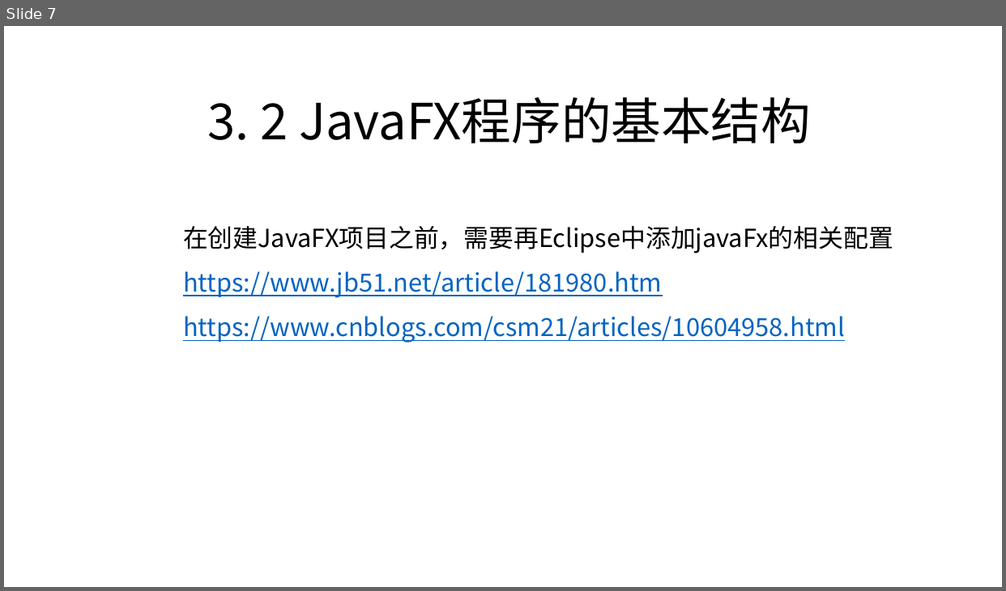
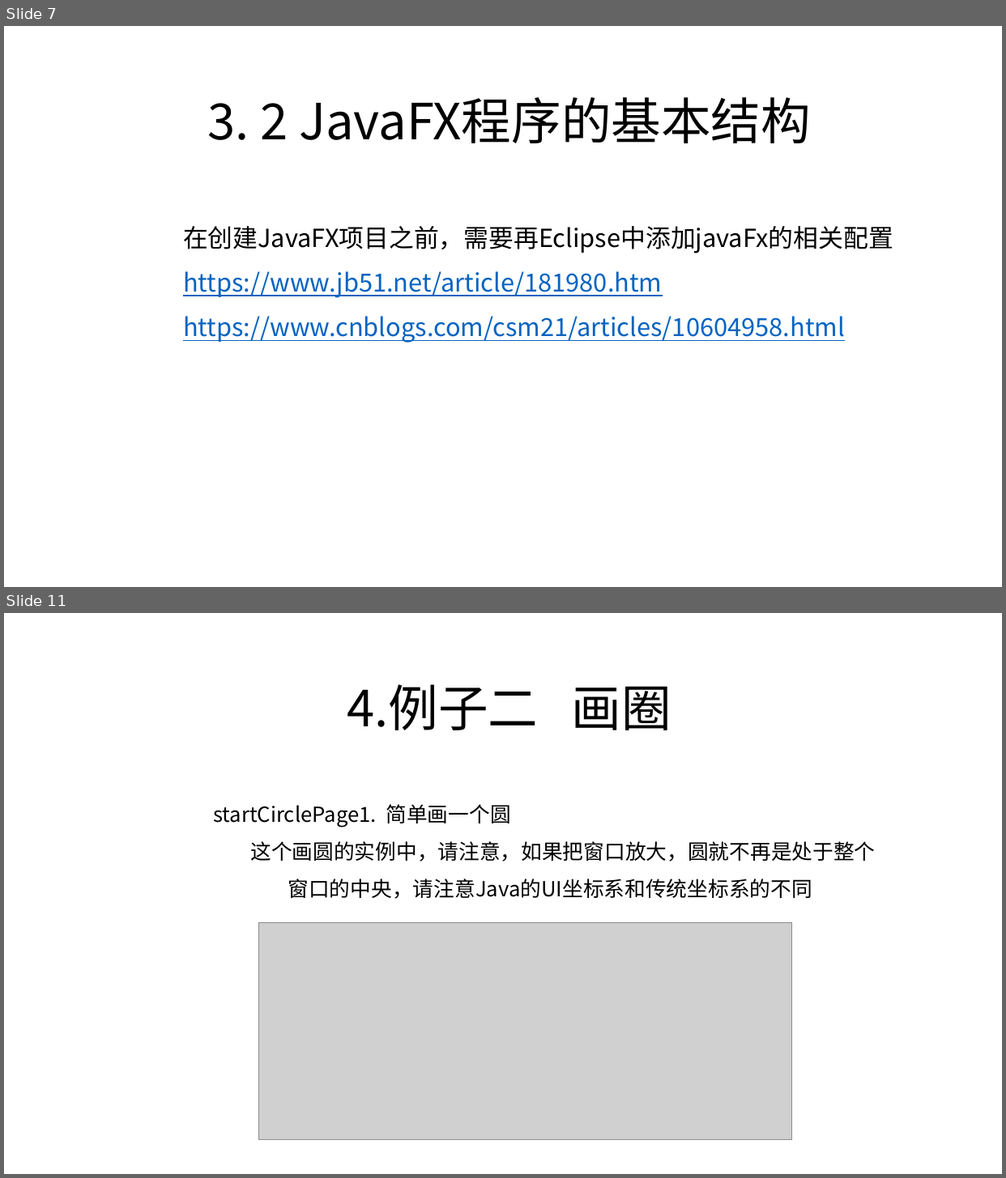
Before and after one commit to zjyesir/hmc_java_1, a slide deck: ppt/19. 图形化编程.pptx. Shown one above the other, each under a label of ours: slide 7 before the commit, slides 7 and 11 after it; the slides between them are not shown. The pictures are 1006x591 and 1006x1178 pixels, drawn with LibreOffice and Linux fonts; fonts in the diff are those of the drawing; grey boxes stand for pictures; background and template pictures are left out. Boxes give left, top, right and bottom in pixels: in the first picture for what was removed or moved away, otherwise in the second. Text is boxed around its words. In the diff, an @@ line names an element or a change of style, - is before the commit and + after.

```diff
--- a/ppt/19. 图形化编程.pptx
+++ b/ppt/19. 图形化编程.pptx
@@ slide 11 added at box(4, 613, 1002, 1174), background picture (left out) @@
@@ text added at box(347, 684, 671, 730), 48 pt, text #000000 @@
+4.例子二 画圈
@@ text added at box(213, 804, 875, 899), 20 pt, text #000000 @@
+startCirclePage1. 简单画一个圆
+  这个画圆的实例中，请注意，如果把窗口放大，圆就不再是处于整个窗口的中央，请注意Java的UI坐标系和传统坐标系的不同
@@ picture added at box(258, 923, 791, 1141) @@
```
Also in this commit, not shown: 7 slides changed, 16 other slides added, 4 slides removed, 2 other files.
